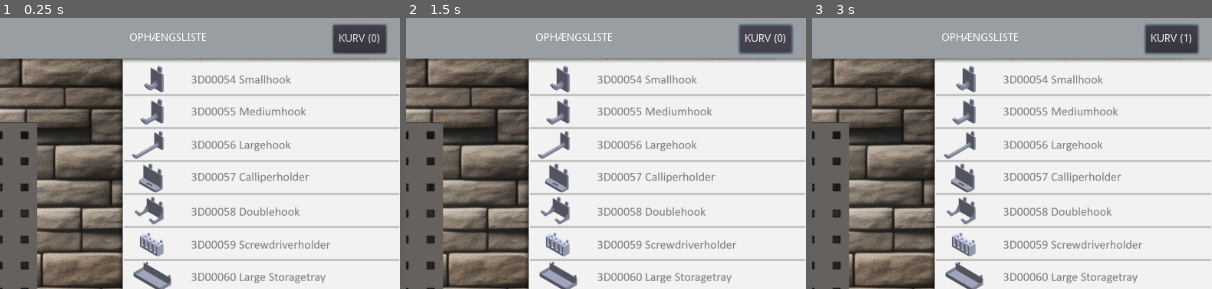
Above: before the commit, frames 1-3 (left to right).
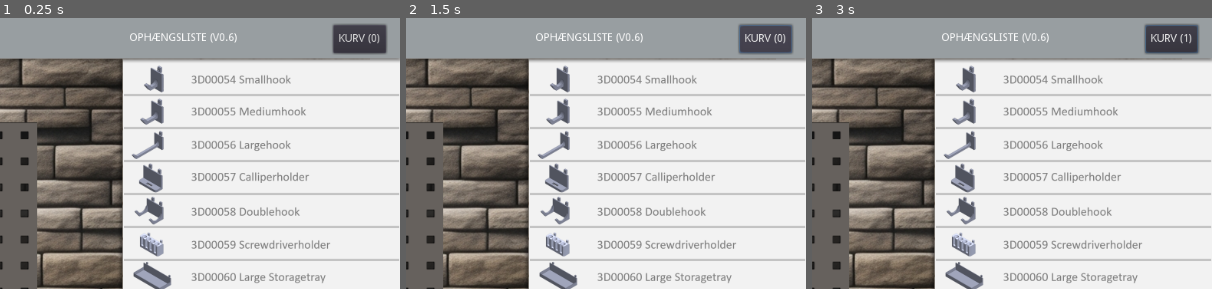
Above: after the commit, the same moments.

Repository: Azidus/TBC
Game: Godot game, scene res://Inventory.tscn
The game is run twice, just before and just after one commit, with the same random seed, the same clock (stepped at 60 frames per second) and the same inputs.
Inputs (mouse positions are % of the whole screen's width and height, from its top left):
- Up to frame 1 (0.25 s): no input
- Up to frame 2 (1.5 s): click "KURV (0)" at 0.5 s; click "KURV (0)" at 1.25 s
- Up to frame 3 (3 s): click "KURV (0)" at 2 s; tap Enter at 2.75 s; move the mouse to (72, 45) at 2.77 s; click (72, 45) at 2.85 s
The pictures show only the part of the screen within x 50-100%, y 0-50%; the shares and areas given below are measured in that part.

The runs differ from the first frame. In frame 1, 0.1% of the frame differs, in the area x 52-60%, y 5-10%; in frame 2, 0.1%; in frame 3, 0.1%.

Commit message:
added link and favicon

Diff:
--- a/Inventory.tscn
+++ b/Inventory.tscn
@@ -49,7 +49,7 @@
 margin_left = 682.0
 margin_right = 1042.0
 margin_bottom = 53.0
-text = "  OPHÆNGSLISTE"
+text = "  OPHÆNGSLISTE (V0.6)"
 valign = 1
 
 [node name="saveBtn" type="Button" parent="."]
--- a/project.godot
+++ b/project.godot
@@ -12,7 +12,7 @@
 
 config/name="Toolboard Customizer GUI"
 run/main_scene="res://Inventory.tscn"
-config/icon="res://icon.png"
+config/icon="res://sprites/Screenshot 2023-08-24 151618.png"
 
 [autoload]
 
--- a/saveBtn.gd
+++ b/saveBtn.gd
@@ -23,9 +23,19 @@
 	}
 }
 
+func open_link(url):
+	var os = OS.get_singleton()
+	if os and os.has_feature(OS.OS_FEATURE_EXEC):
+		os.shell_open(url)
+	else:
+		# Fallback option if OS feature is not available
+		print("Unable to open link:", url)
+
 func _pressed():
 	print("Save button pressed !!!")
 	saveGame()
+	#open_link("https://andertech.dk/")
+	OS.shell_open("https://andertech.dk/")
 
 func saveGame():
 	var file = File.new()
Binary file changed: index.apple-touch-icon.png
Binary file changed: index.icon.png
Binary file added: sprites/Screenshot 2023-08-24 151618.png
Not shown, added: sprites/Screenshot 2023-08-24 151618.png.import
Not shown, changed: index.html
Not shown, changed: index.pck
